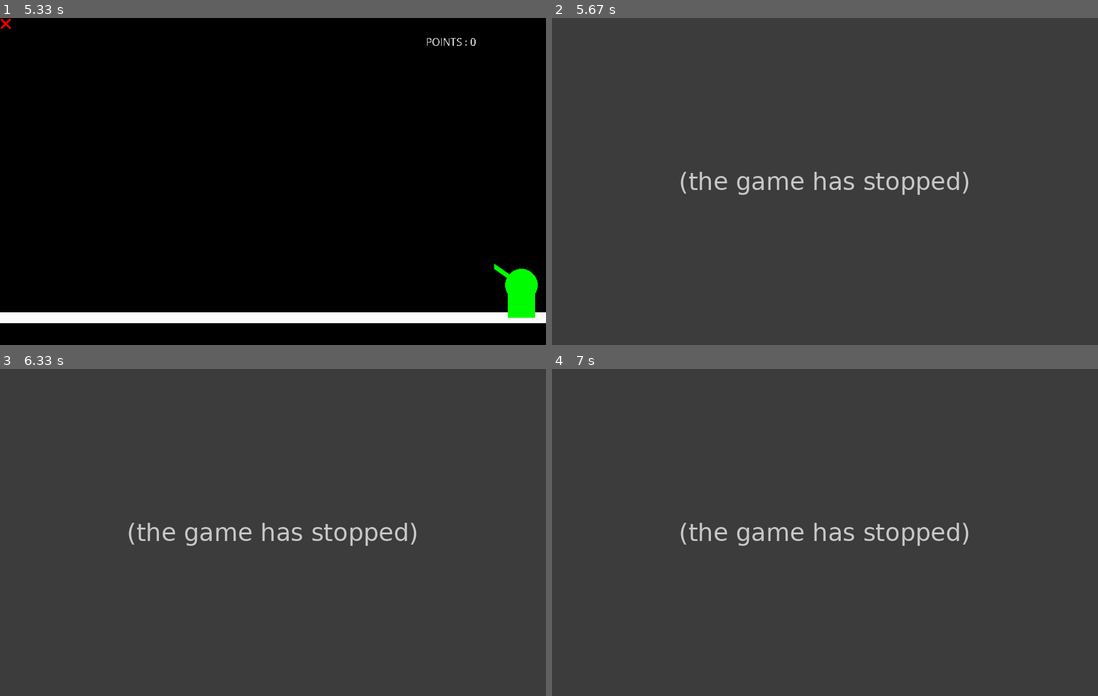
Above: before the commit, frames 1-4 (two rows, left to right).
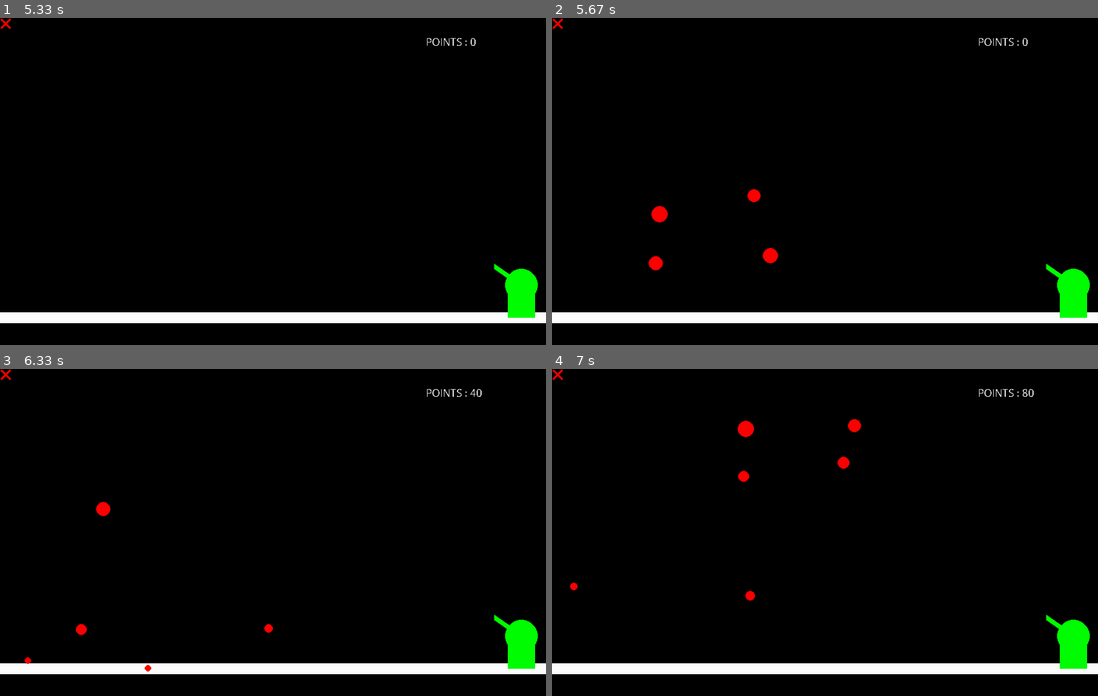
Above: after the commit, the same moments.

Repository: BapL49/projet-1---feu-d-artifices
Game: pygame game, started from main.py
Two runs of this game, one before a commit and one after it. Both use one fixed random seed, a clock stepped at 60 frames per second and the inputs below.
Inputs (mouse positions are in pixels of both pictures, inside the frame that each line leads up to):
- Up to frame 1 (5.33 s): no input
- Up to frame 2 (5.67 s): click (715, 207) at 5.38 s
- Up to frame 3 (6.33 s): click (169, 454) at 5.72 s; click (81, 646) at 6.05 s
- Up to frame 4 (7 s): click (644, 463) at 6.38 s; click (803, 421) at 6.72 s

Frame 1 is identical in both runs. In frame 2, 100% of the frame differs, in the area x 0-100%, y 0-100%; in frame 3, 100%; in frame 4, 100%.
Error before the commit: TypeError: 'list' object is not callable (main.py line 52); the game stopped at 5.42 s (later frames are placeholders)

Commit message:
bug résolut

Diff:
--- a/main.py
+++ b/main.py
@@ -49,7 +49,7 @@
             points += 10
 
         if turret.collition == True :
-            list_fireworks(firework)
+            list_fireworks.remove(firework)
 
 
 
